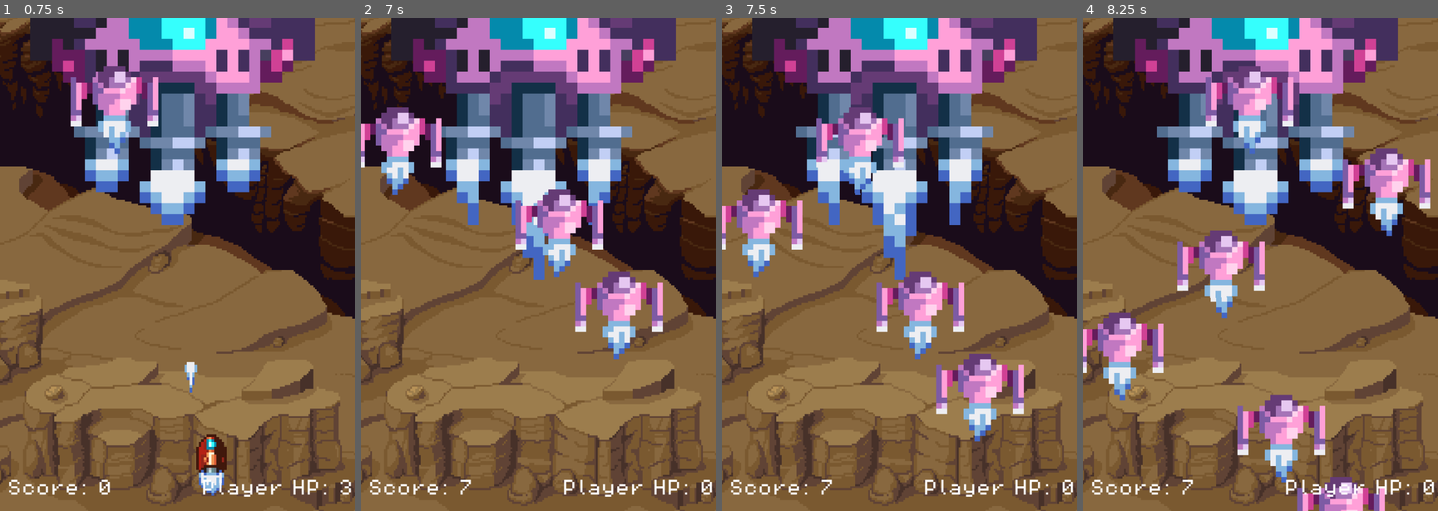
Above: before the commit, frames 1-4 (left to right).
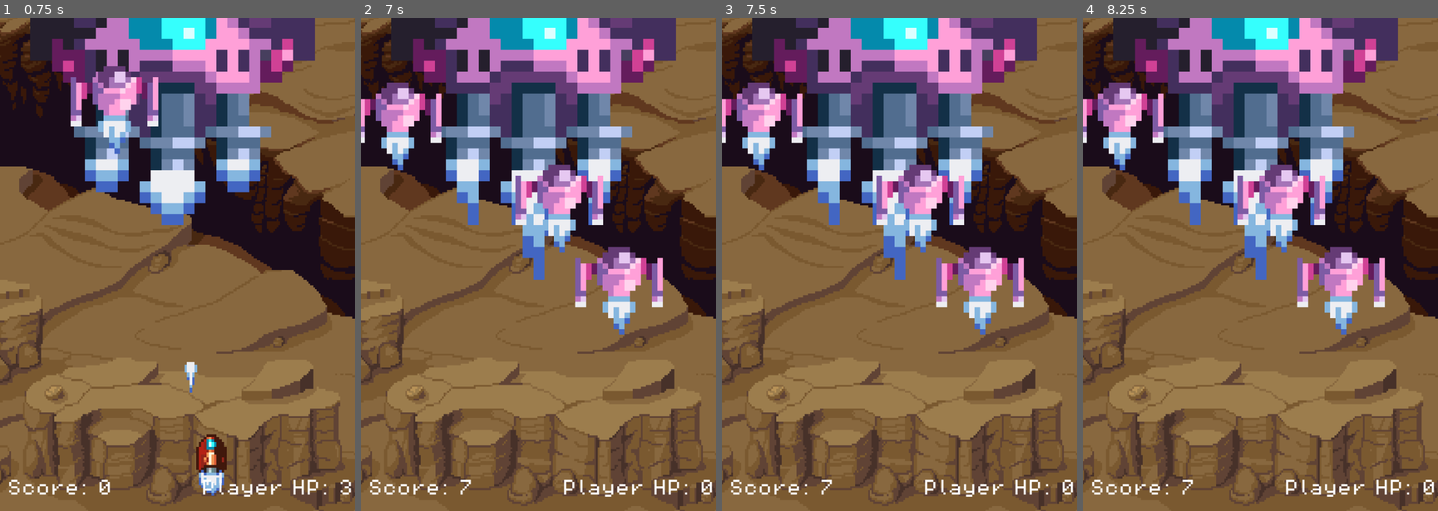
Above: after the commit, the same moments.

Repository: LongMingWei/Godot-Workshop
Game: Godot game, scene res://Scenes/game.tscn
Same seed, same stepped clock (60 frames per second), same inputs: the game is played once before the commit and once after it.
Inputs:
- Up to frame 1 (0.75 s): hold D (moveright) from 0.53 s (still down); tap Space (fire) at 0.6 s
- Up to frame 2 (7 s): release D (moveright) at 1.28 s; hold S (movedown) 1.28-2.03 s; tap Space (fire) every 0.75 s from 1.35 to 6.6 s; hold D (moveright) 2.03-2.78 s; hold W (moveup) 2.78-3.53 s; hold A (moveleft) 3.53-5.03 s; hold S (movedown) 5.03-5.78 s; hold D (moveright) 5.78-6.53 s; hold W (moveup) from 6.53 s (still down)
- Up to frame 3 (7.5 s): release W (moveup) at 7.28 s; hold D (moveright) from 7.28 s (still down); tap Space (fire) at 7.35 s
- Up to frame 4 (8.25 s): release D (moveright) at 8.03 s; hold S (movedown) from 8.03 s (still down); tap Space (fire) at 8.1 s

Frame 1 is identical in both runs. In frame 2, 9.6% of the frame differs, in the area x 0-86%, y 13-70%; in frame 3, 15%; in frame 4, 20%, in the area x 0-98%, y 9-100%.

Commit message:
remove unused files

Diff:
--- a/Assets/SpaceshipShooterGodot1/Enemies/enemy_ship_small.gd
+++ b/Assets/SpaceshipShooterGodot1/Enemies/enemy_ship_small.gd
@@ -9,6 +9,9 @@
 
 # Called every frame. 'delta' is the elapsed time since the previous frame.
 func _process(delta: float) -> void:
+	if !is_instance_valid(player):
+		Engine.time_scale = 0;
+		return;
 	global_position.y += speed * delta
 
 # This function is called when another body enters the area
--- a/Scenes/game.tscn
+++ b/Scenes/game.tscn
@@ -1,14 +1,12 @@
-[gd_scene load_steps=7 format=3 uid="uid://csfyrl4gslpup"]
+[gd_scene load_steps=6 format=3 uid="uid://csfyrl4gslpup"]
 
 [ext_resource type="PackedScene" uid="uid://jogyu6amdofk" path="res://Assets/SpaceshipShooterGodot1/Player/player.tscn" id="1_teyp4"]
-[ext_resource type="Script" path="res://Assets/SpaceshipShooterGodot1/Enemies/enemy_ship_small.gd" id="1_tksx1"]
 [ext_resource type="Texture2D" uid="uid://dfrxi0nn6dfbf" path="res://Assets/SpaceshipShooterGodot1/Backgrounds/Desert/desert-backgorund.png" id="2_cvxjw"]
 [ext_resource type="PackedScene" uid="uid://cfhmklapxllef" path="res://Assets/SpaceshipShooterGodot1/Enemies/big_daddy.tscn" id="3_t5nao"]
 [ext_resource type="Script" path="res://Scripts/score.gd" id="5_h03si"]
 [ext_resource type="FontFile" uid="uid://bhgpfegjwds7g" path="res://Assets/SpaceshipShooterGodot1/Fonts/PixelOperator8.ttf" id="5_rn570"]
 
 [node name="Game" type="Node2D"]
-script = ExtResource("1_tksx1")
 
 [node name="Player" parent="." instance=ExtResource("1_teyp4")]
 position = Vector2(0, 358)
--- a/project.godot
+++ b/project.godot
@@ -21,6 +21,10 @@
 window/size/viewport_height=900
 window/size/resizable=false
 window/handheld/orientation=1
+
+[dotnet]
+
+project/assembly_name="Godot Workshop"
 
 [input]
 
Not shown, removed: Assets/spaceship shooter music/spaceship shooter music/spaceship shooter .mp3.import
Not shown, removed: Assets/spaceship shooter music/spaceship shooter music/spaceship shooter .ogg.import
Not shown, removed: Assets/spaceship shooter music/spaceship shooter music/spaceship shooter .wav.import
Not shown, removed: Assets/spaceship shooter music/spaceship shooter music/spaceship shooter .mp3
Not shown, removed: Assets/spaceship shooter music/spaceship shooter music/spaceship shooter .ogg
Not shown, changed: Assets/spaceship shooter music/spaceship shooter music/spaceship shooter .wav
